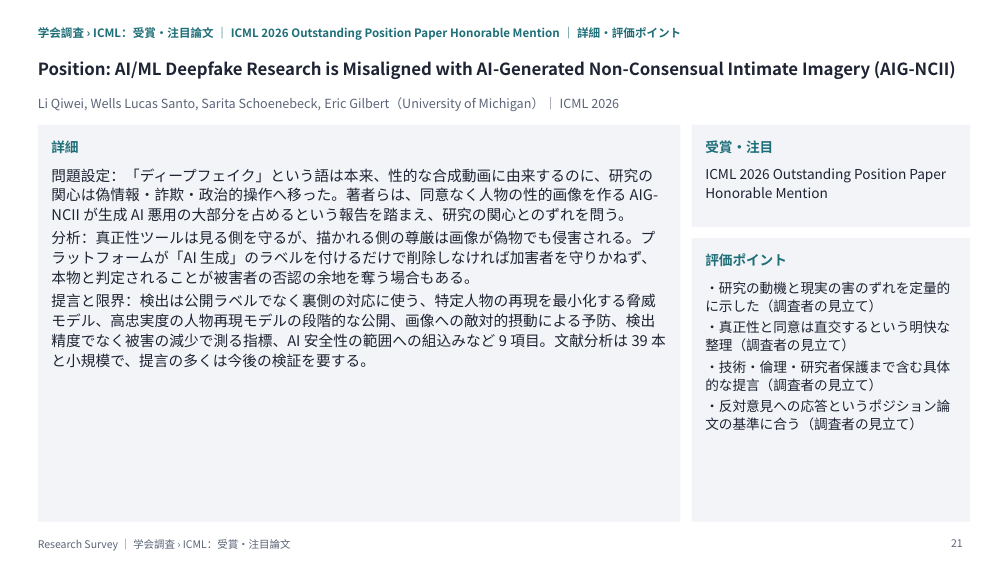
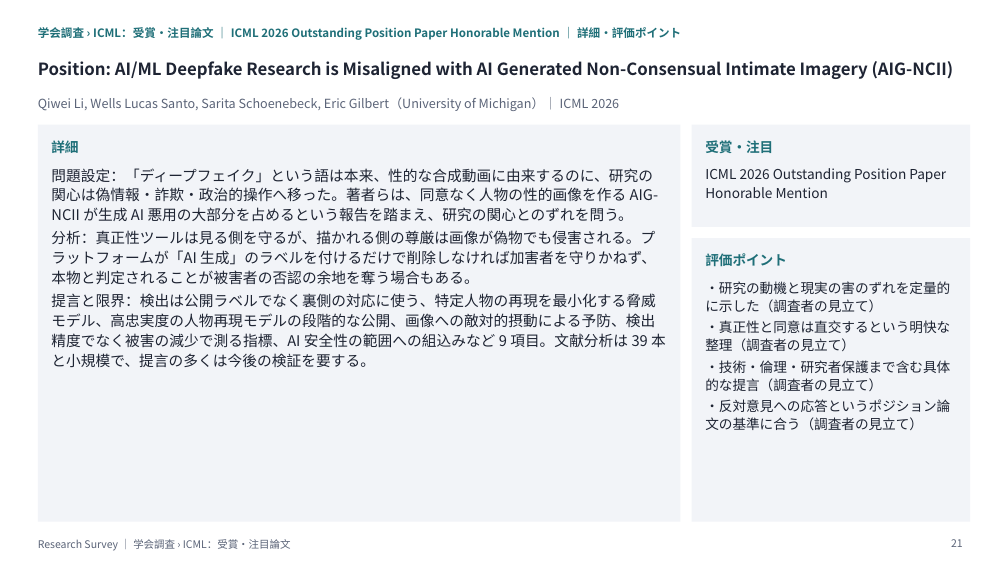
Before and after one commit to create-alt/researches, a slide deck: slide 21 of icml/icml.pptx. Drawn at 1008x567 pixels with LibreOffice and Linux fonts; fonts in the diff are those of the drawing. Boxes give left, top, right and bottom in pixels: in the first picture for what was removed or moved away, otherwise in the second. Text is boxed around its words. In the diff, an @@ line names an element or a change of style, - is before the commit and + after.

```diff
--- a/icml/icml.pptx
+++ b/icml/icml.pptx
@@ text at bbox=[38, 61, 954, 79]: text changed @@
-Position: AI/ML Deepfake Research is Misaligned with AI-Generated Non-Consensual Intimate Imagery (AIG-NCII)
+Position: AI/ML Deepfake Research is Misaligned with AI Generated Non-Consensual Intimate Imagery (AIG-NCII)
@@ text at bbox=[38, 97, 619, 111]: text changed @@
-Li Qiwei, Wells Lucas Santo, Sarita Schoenebeck, Eric Gilbert（University of Michigan）｜ ICML 2026
+Qiwei Li, Wells Lucas Santo, Sarita Schoenebeck, Eric Gilbert（University of Michigan）｜ ICML 2026
```
Also in this commit, not shown: 14 other slides changed, 8 slides added, 27 other files.
